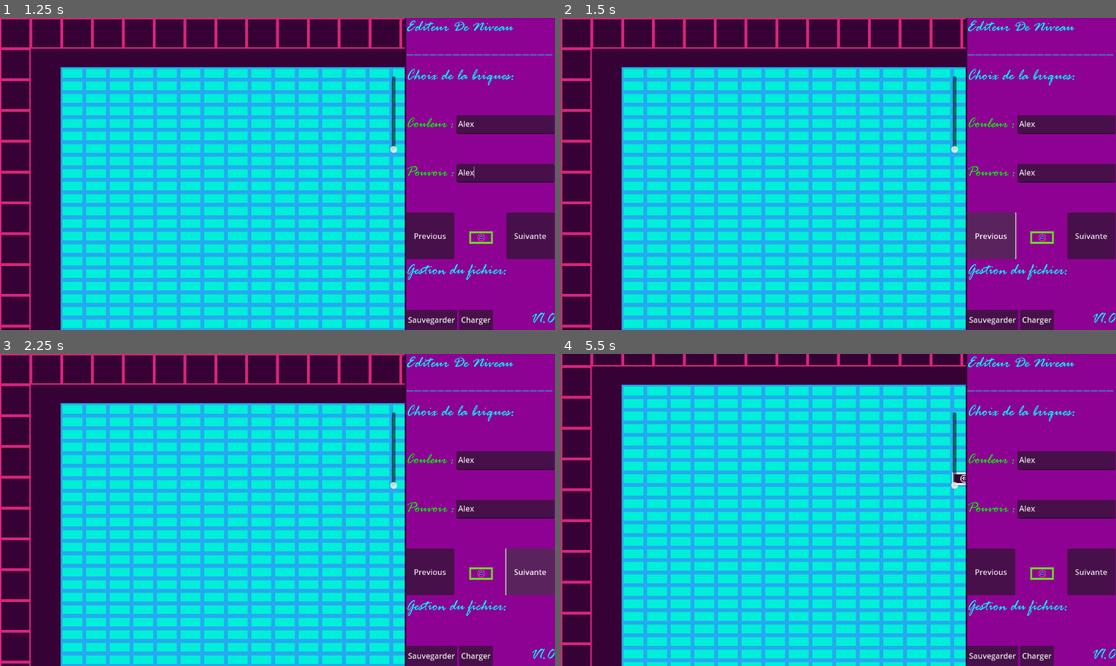
Above: before the commit, frames 1-4 (two rows, left to right).
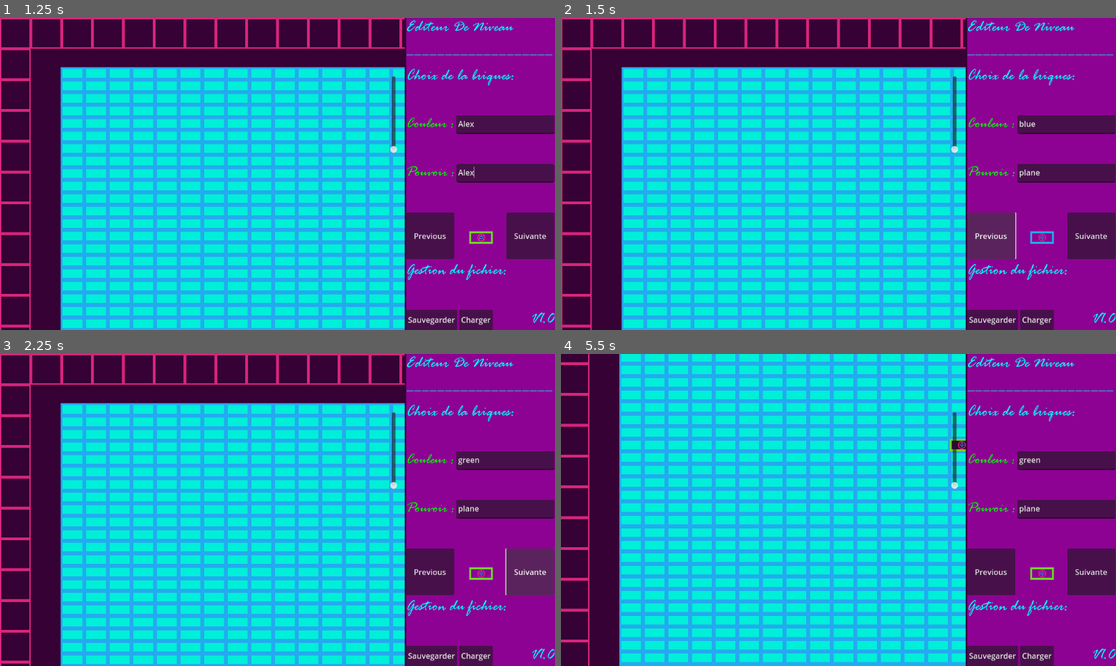
Above: after the commit, the same moments.

Repository: KevinCastel/PinkyBall-mobile
Game: Godot game, scene res://datas/scene/LevelEditor/level_editor_ui.tscn
Two runs of this game, one before a commit and one after it. Both use one fixed random seed, a clock stepped at 60 frames per second and the inputs below. This scene is started directly instead of the project's main scene.
Inputs (mouse positions are in pixels of both pictures, inside the frame that each line leads up to):
- Up to frame 1 (1.25 s): click (505, 124) at 0.52 s; type "Alex" at 0.6 s; click (505, 174) at 0.75 s; type "Alex" at 0.83 s
- Up to frame 2 (1.5 s): click "Previous" at 1.25 s
- Up to frame 3 (2.25 s): click "Suivante" at 2 s
- Up to frame 4 (5.5 s): click "Sauvegarder" at 2.75 s; click "Charger" at 3.5 s; tap Enter at 4.25 s; move the mouse to (960, 494) at 4.27 s; hold Right (lvl_editor_right) 4.28-5.03 s; click (960, 494) at 4.35 s; move the mouse to (727, 525) at 5.02 s; hold S (lvl_editor_down) from 5.03 s (still down); right-click (727, 525) at 5.1 s

Frame 1 is identical in both runs. In frame 2, 0.2% of the frame differs, in the area x 82-89%, y 32-73%; in frame 3, 0.1%; in frame 4, 42%, in the area x 0-88%, y 0-100%.
Error before the commit: Parse Error: Preload file "res://datas/scripts/level_editor/file.gd" does not exist. (res://datas/ressources/scripts/level_editor/level_editor_ui.gd:13)

Commit message:
Continuation de l'implémentation de l'interface graphique pour le contexte menu

Diff:
--- a/datas/ressources/scripts/level_editor/level_editor_ui.gd
+++ b/datas/ressources/scripts/level_editor/level_editor_ui.gd
@@ -10,7 +10,7 @@
 
 @onready var _textEditPower = self.get_node("panel/VBoxContainer/HBoxContainerPower/TextEditPower")
 @onready var _textEditColor = self.get_node("panel/VBoxContainer/HBoxContainerColor/TextEditColor")
-@onready var _sys_file = preload("res://datas/scripts/level_editor/file.gd").new()
+@onready var _sys_file = preload("res://datas/ressources/scripts/level_editor/file.gd").new()
 
 var _brick_index = 0
 
